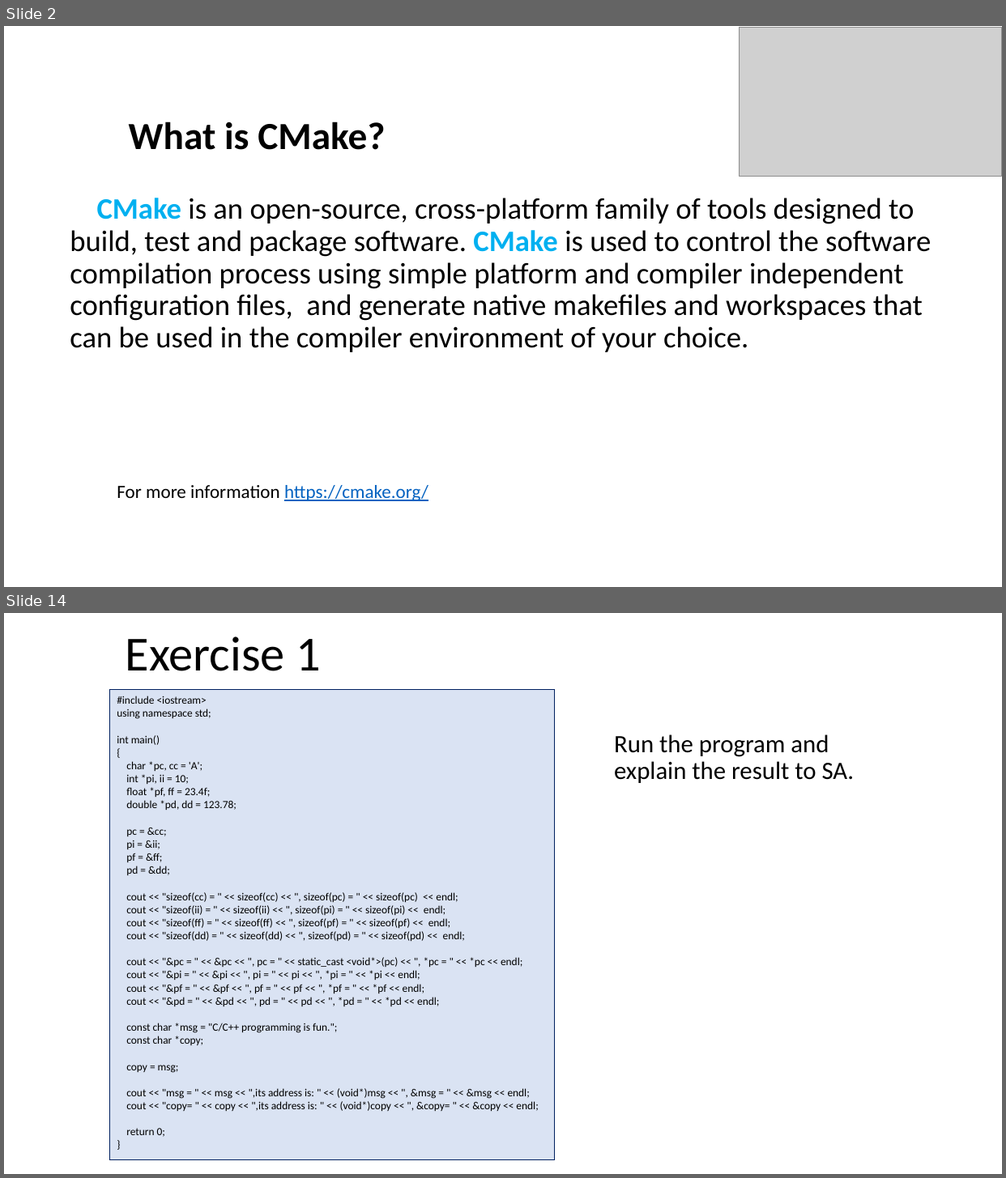
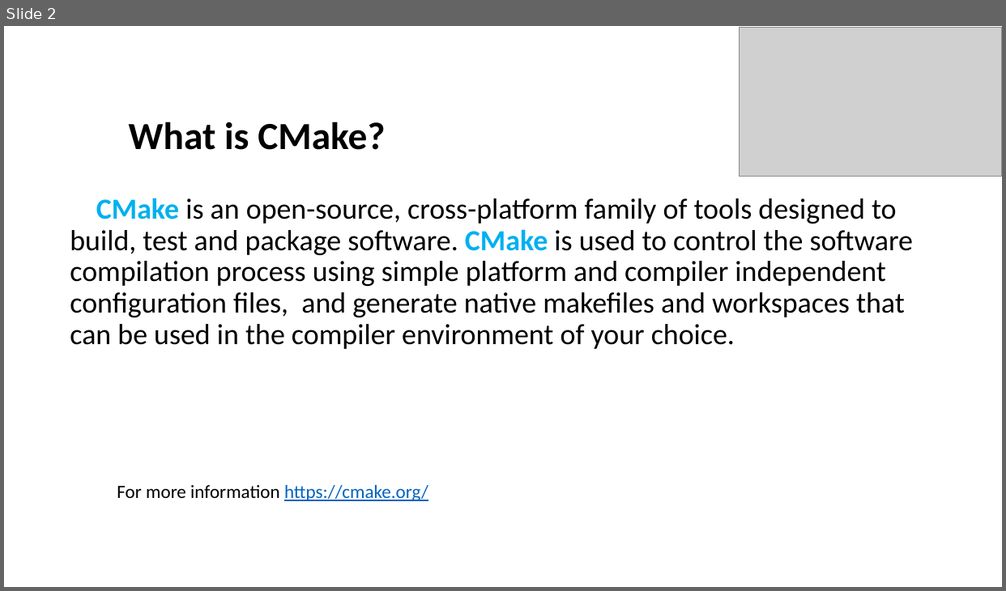
Before and after one commit to ShiqiYu/CPP, a slide deck: week05/Lab05.pptx. Shown one above the other, each under a label of ours: slides 2 and 14 before the commit, slide 2 after it; the slides between them are not shown. The pictures are 1006x1178 and 1006x591 pixels, drawn with LibreOffice and Linux fonts; fonts in the diff are those of the drawing; grey boxes stand for pictures; background and template pictures are left out. Boxes give left, top, right and bottom in pixels: in the first picture for what was removed or moved away, otherwise in the second. Text is boxed around its words. In the diff, an @@ line names an element or a change of style, - is before the commit and + after.

```diff
--- a/week05/Lab05.pptx
+++ b/week05/Lab05.pptx
@@ slide 14 removed at <box>4,613,1002,1174</box>, background #FFFFFF @@
@@ title removed at <box>126,636,322,671</box> @@
-Exercise 1
@@ rectangle removed at <box>109,690,555,1161</box> @@
-#include <iostream>
-using namespace std;
-int main()
-{
-char *pc, cc = 'A';
-int *pi, ii = 10;
-float *pf, ff = 23.4f;
-double *pd, dd = 123.78;
-pc = &cc;
-pi = &ii;
-pf = &ff;
-pd = &dd;
-cout << "sizeof(cc) = " << sizeof(cc) << ", sizeof(pc) = " << sizeof(pc) << endl;
-cout << "sizeof(ii) = " << sizeof(ii) << ", sizeof(pi) = " << sizeof(pi) << endl;
-cout << "sizeof(ff) = " << sizeof(ff) << ", sizeof(pf) = " << sizeof(pf) << endl;
-cout << "sizeof(dd) = " << sizeof(dd) << ", sizeof(pd) = " << sizeof(pd) << endl;
-cout << "&pc = " << &pc << ", pc = " << static_cast <void*>(pc) << ", *pc = " << *pc << endl;
-cout << "&pi = " << &pi << ", pi = " << pi << ", *pi = " << *pi << endl;
-cout << "&pf = " << &pf << ", pf = " << pf << ", *pf = " << *pf << endl;
-cout << "&pd = " << &pd << ", pd = " << pd << ", *pd = " << *pd << endl;
-const char *msg = "C/C++ programming is fun.";
-const char *copy;
-copy = msg;
-cout << "msg = " << msg << ",its address is: " << (void*)msg << ", &msg = " << &msg << endl;
-cout << "copy= " << copy << ",its address is: " << (void*)copy << ", &copy= " << &copy << endl;
-return 0;
-}
@@ text removed at <box>614,735,854,783</box> @@
-  Run the program and explain the result to SA.
@@ slide 2 changed as well @@
@@ text "CMake is an open-source, cross-platform ..." at <box>70,198,913,349</box>: size 28.6 to 28 pt @@
```
Also in this commit, not shown: 12 other slides changed, 3 slides added, 3 other slides removed, 1 other file.
